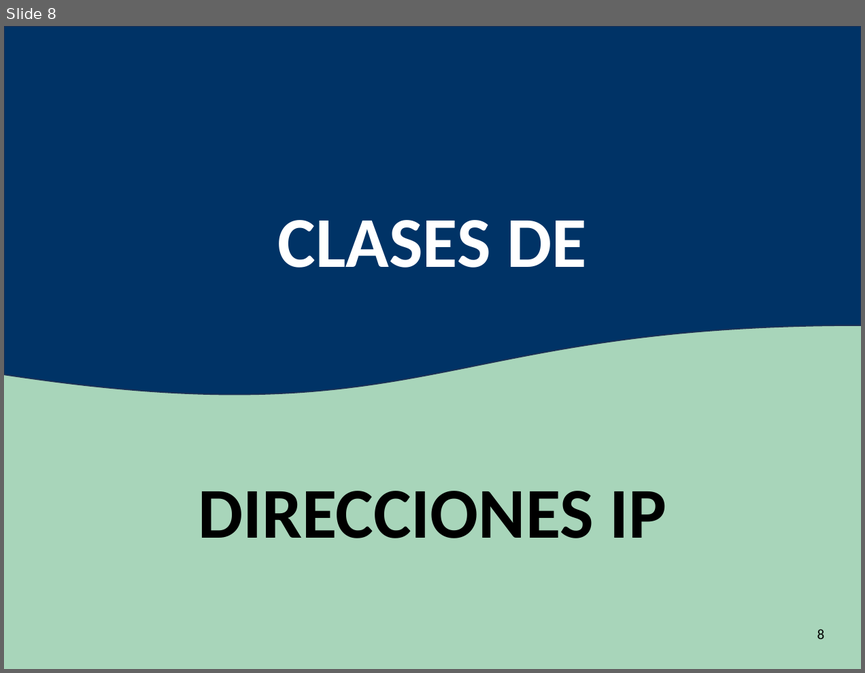
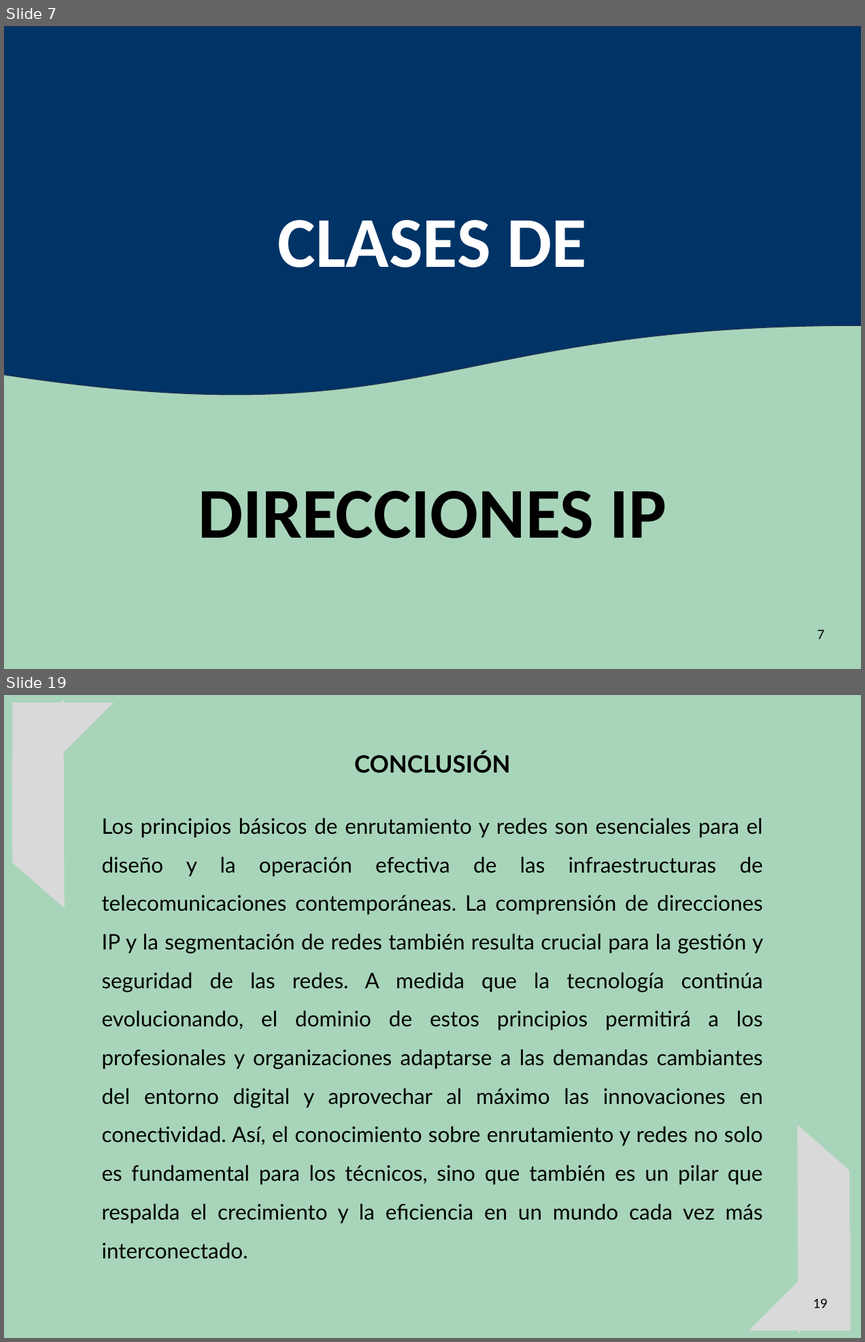
Before and after one commit to oloco2792/Universidad, a slide deck: REDES DE COMPUTADORA/UNIDAD X/UNIDAD X.pptx. Shown one above the other, each under a label of ours: slide 8 before the commit, slides 7 and 19 after it; the slides between them are not shown. The pictures are 865x673 and 865x1342 pixels, drawn with LibreOffice and Linux fonts; fonts in the diff are those of the drawing. Boxes give left, top, right and bottom in pixels: in the first picture for what was removed or moved away, otherwise in the second. Text is boxed around its words. In the diff, an @@ line names an element or a change of style, - is before the commit and + after.

```diff
--- a/REDES DE COMPUTADORA/UNIDAD X/UNIDAD X.pptx
+++ b/REDES DE COMPUTADORA/UNIDAD X/UNIDAD X.pptx
@@ slide 19 added at [4, 695, 861, 1338], background #A8D5BA @@
@@ diag stripe added at [4, 699, 167, 907], fill #D9D9D9 @@
@@ right triangle added at [13, 702, 113, 804], fill #D9D9D9 @@
@@ text added at [354, 752, 511, 773], 20 pt, text #000000, bold @@
+CONCLUSIÓN
@@ text added at [102, 817, 763, 1259], 18 pt, text #000000 @@
+Los principios básicos de enrutamiento y redes son esenciales para el diseño y la operación efectiva de las infraestructuras de telecomunicaciones contemporáneas. La comprensión de direcciones IP y la segmentación de redes también resulta crucial para la gestión y seguridad de las redes. A medida que la tecnología continúa evolucionando, el dominio de estos principios permitirá a los profesionales y organizaciones adaptarse a las demandas cambiantes del entorno digital y aprovechar al máximo las innovaciones en conectividad. Así, el conocimiento sobre enrutamiento y redes no solo es fundamental para los técnicos, sino que también es un pilar que respalda el crecimiento y la eficiencia en un mundo cada vez más interconectado.
@@ diag stripe added at [694, 1124, 861, 1332], fill #D9D9D9 @@
@@ right triangle added at [749, 1229, 851, 1330], fill #D9D9D9 @@
@@ page number added at [813, 1298, 827, 1308], 12 pt, text #000000 @@
+19
@@ what was slide 8 is now slide 7 @@
@@ page number at [817, 629, 825, 639]: text changed @@
-8
+7
```
Also in this commit, not shown: 3 slides changed, 13 other slides added, 7 slides removed, 2 other files.
